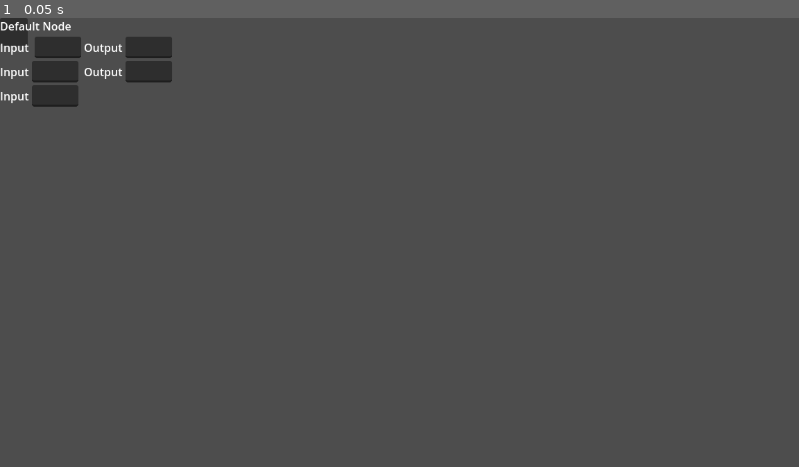
Above: before the commit, frame 1.
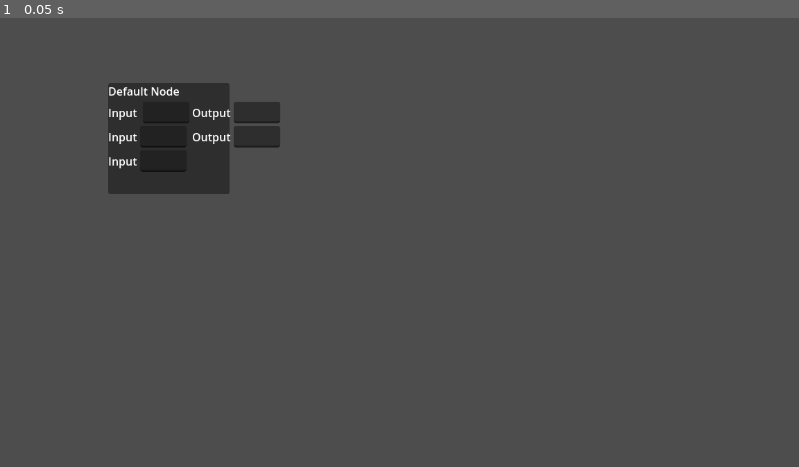
Above: after the commit, the same moment.

Repository: MoPaMo/NodeLineJS
Game: Godot game, scene res://control.tscn
Two runs of this game, one before a commit and one after it. Both use one fixed random seed, a clock stepped at 60 frames per second and the inputs below.
Inputs:
- Up to frame 1 (0.05 s): no input

The runs differ from the first frame. In frame 1, 6.0% of the frame differs, in the area x 0-36%, y 0-40%.

Commit message:
update custom node

Diff:
--- a/control.tscn
+++ b/control.tscn
@@ -10,3 +10,7 @@
 
 [node name="CustomNode" parent="." instance=ExtResource("1_vol5q")]
 layout_mode = 0
+offset_left = 156.0
+offset_top = 94.0
+offset_right = 331.0
+offset_bottom = 254.0
--- a/default_node.tscn
+++ b/default_node.tscn
@@ -5,8 +5,8 @@
 [ext_resource type="PackedScene" uid="uid://dwiy17op61g7i" path="res://outputField.tscn" id="3_ovhey"]
 
 [node name="CustomNode" type="Panel"]
-offset_right = 40.0
-offset_bottom = 40.0
+offset_right = 175.0
+offset_bottom = 160.0
 script = ExtResource("1_dimob")
 
 [node name="VBoxContainer" type="VBoxContainer" parent="."]
--- /dev/null
+++ b/main.tscn
@@ -0,0 +1,3 @@
+[gd_scene format=3 uid="uid://bo2k8jmf4xreu"]
+
+[node name="Main" type="Node2D"]
